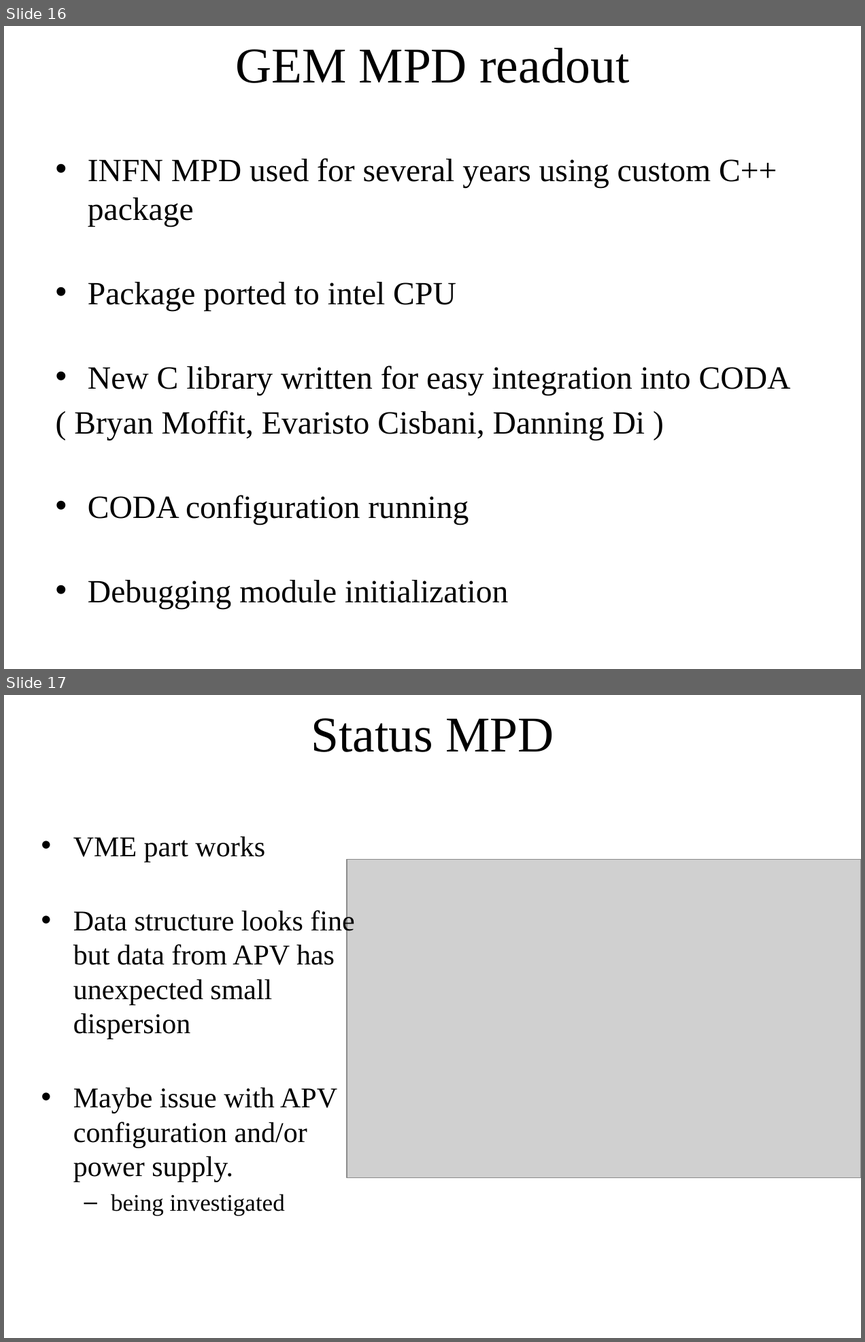
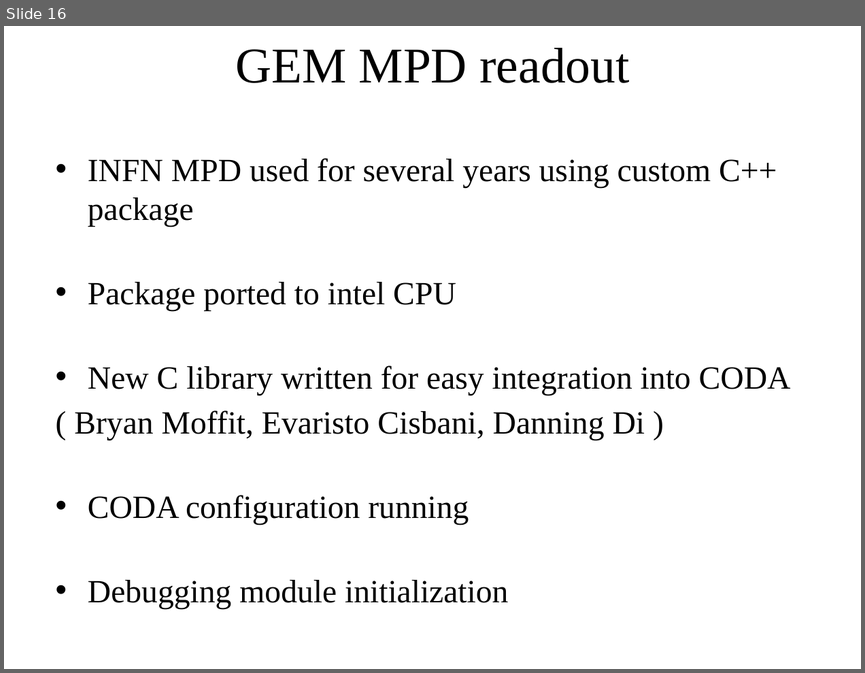
Before and after one commit to bmoffit/sbsdaq, a slide deck: 2015_DOE_Review/SuperBigBite DAQ update.pptx. Shown one above the other, each under a label of ours: slides 16 and 17 before the commit, slide 16 after it. The pictures are 865x1342 and 865x673 pixels, drawn with LibreOffice and Linux fonts; fonts in the diff are those of the drawing; grey boxes stand for pictures; background and template pictures are left out. Boxes give left, top, right and bottom in pixels: in the first picture for what was removed or moved away, otherwise in the second. Text is boxed around its words. In the diff, an @@ line names an element or a change of style, - is before the commit and + after.

```diff
--- a/2015_DOE_Review/SuperBigBite DAQ update.pptx
+++ b/2015_DOE_Review/SuperBigBite DAQ update.pptx
@@ slide 17 removed at [4,695,861,1338], background picture (left out) @@
@@ title removed at [311,718,553,752] @@
-Status MPD
@@ text removed at [73,836,354,1215] @@
-• VME part works
-• Data structure looks fine but data from APV has unexpected small dispersion
-• Maybe issue with APV configuration and/or power supply.
-  – being investigated
@@ picture removed at [347,860,861,1177] @@
@@ text removed at [332,1294,532,1328] @@
-11/11/2015
@@ page number removed at [332,1318,532,1336] @@
-17
```
Also in this commit, not shown: 2 other files.
